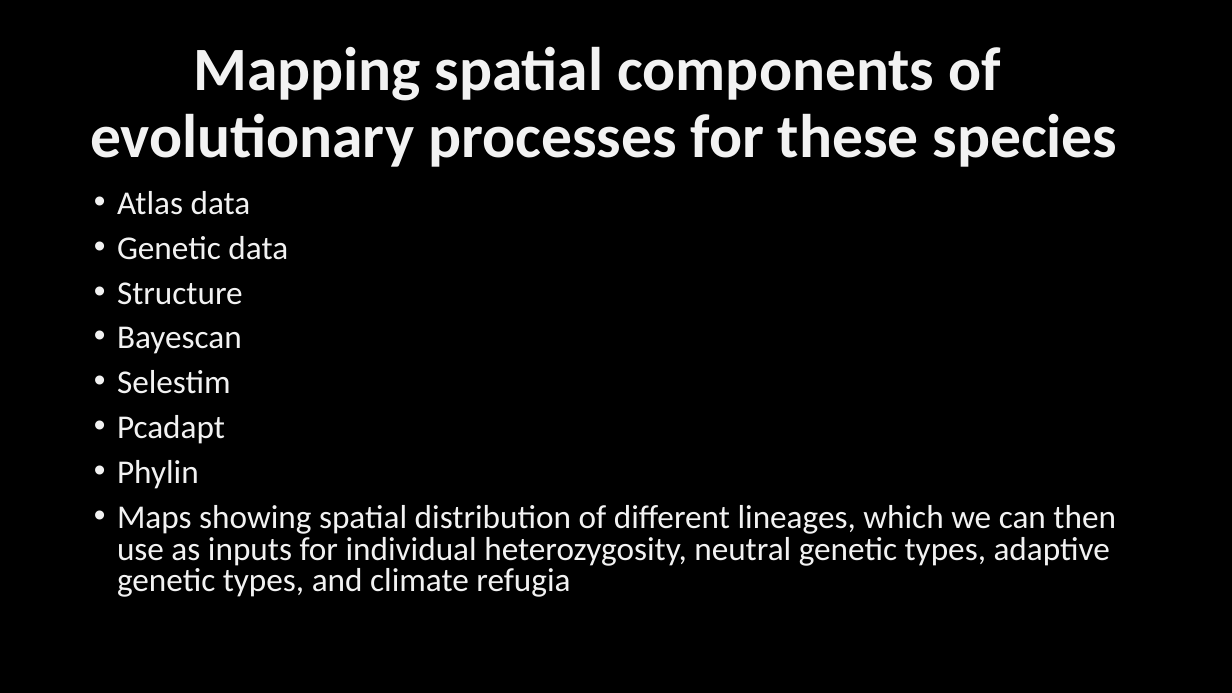
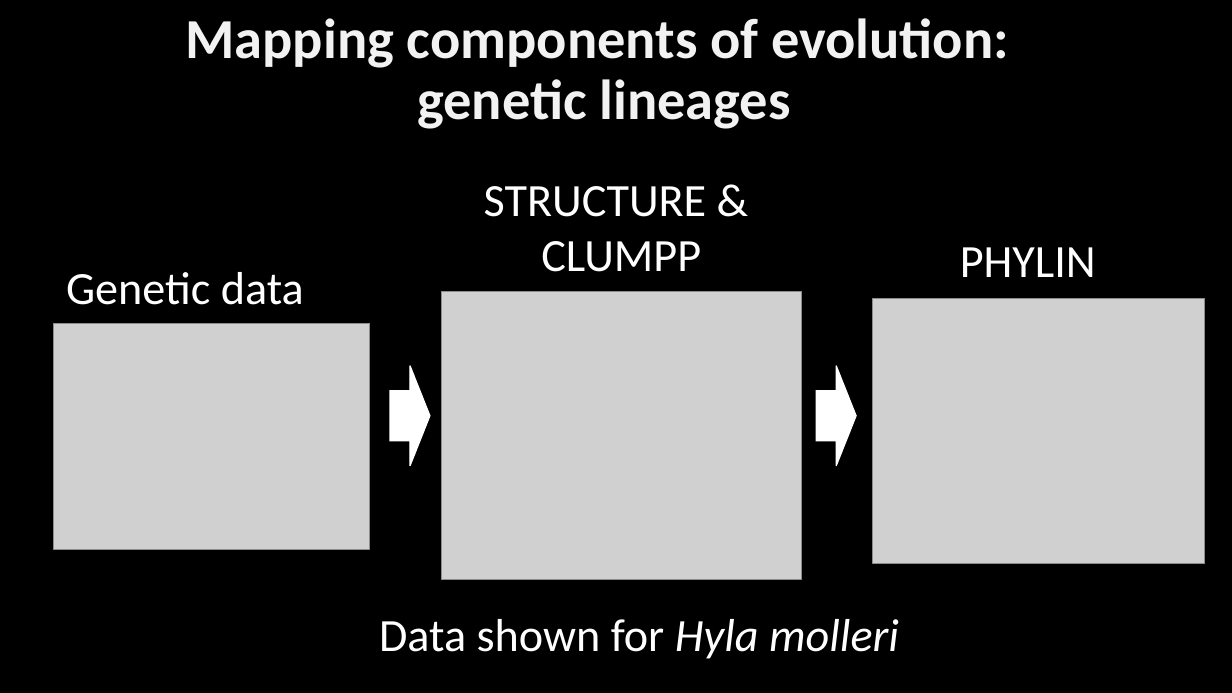
Before and after one commit to jeffreyhanson/abstracts-and-slides, a slide deck: slide 7 of seminars/EEF-presentation-02-08-2019/jeffrey-hanson-eff-slides.pptx. Drawn at 1232x693 pixels with LibreOffice and Linux fonts; fonts in the diff are those of the drawing; grey boxes stand for pictures. Boxes give left, top, right and bottom in pixels: in the first picture for what was removed or moved away, otherwise in the second. Text is boxed around its words. In the diff, an @@ line names an element or a change of style, - is before the commit and + after.

Commit message:
progress on slides

```diff
--- a/seminars/EEF-presentation-02-08-2019/jeffrey-hanson-eff-slides.pptx
+++ b/seminars/EEF-presentation-02-08-2019/jeffrey-hanson-eff-slides.pptx
@@ title at (185, 18, 1009, 129): text changed; size 48 to 44 pt @@
-Mapping spatial components of
-evolutionary processes for these species
+Mapping components of evolution:
+genetic lineages
@@ text removed at (117, 191, 1116, 597) @@
-• Atlas data
-• Genetic data
-• Structure
-• Bayescan
-• Selestim
-• Pcadapt
-• Phylin
-• Maps showing spatial distribution of different lineages, which we can then use as inputs for individual heterozygosity, neutral genetic types, adaptive genetic types, and climate refugia
@@ text added at (484, 186, 707, 272), 36 pt, text #FFFFFF @@
+STRUCTURE &
+CLUMPP
@@ text added at (960, 247, 1096, 277), 36 pt, text #FFFFFF @@
+PHYLIN
@@ text added at (66, 272, 304, 305), 36 pt, text #FFFFFF @@
+Genetic data
@@ picture added at (442, 292, 801, 579) @@
@@ picture added at (873, 299, 1205, 564) @@
@@ picture added at (54, 323, 370, 550) @@
@@ right arrow added at (390, 366, 430, 466), fill #FFFFFF, outline #FFFFFF 1 pt @@
@@ right arrow added at (816, 366, 856, 466), fill #FFFFFF, outline #FFFFFF 1 pt @@
@@ text added at (379, 619, 899, 659), 36 pt, text #FFFFFF @@
+Data shown for Hyla molleri
```
Also in this commit, not shown: 3 other slides changed, 9 slides added, 5 slides removed.
